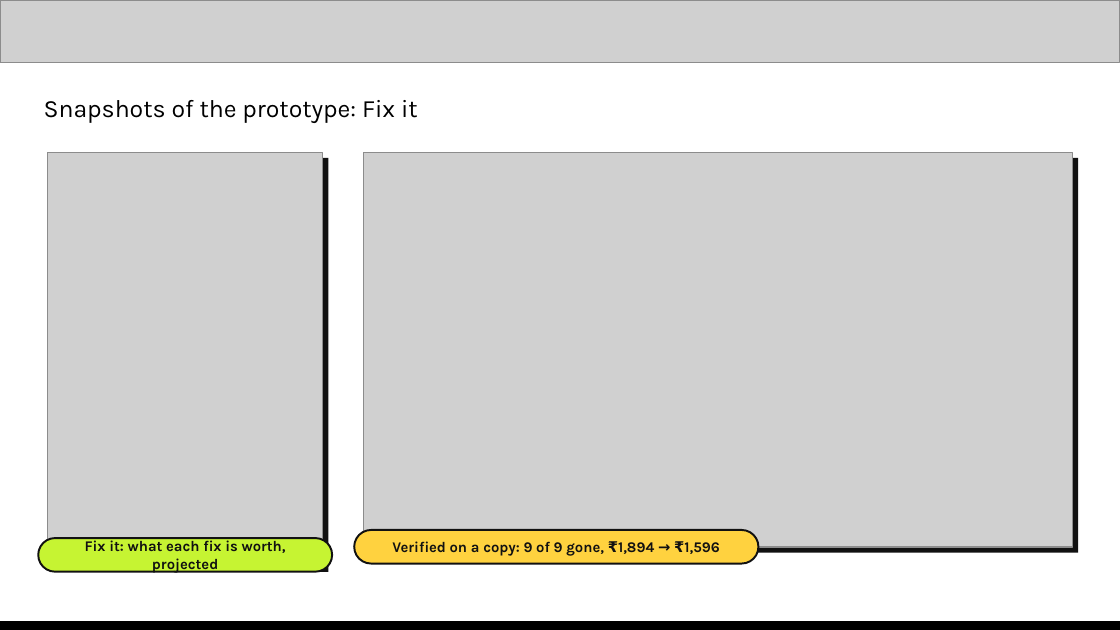
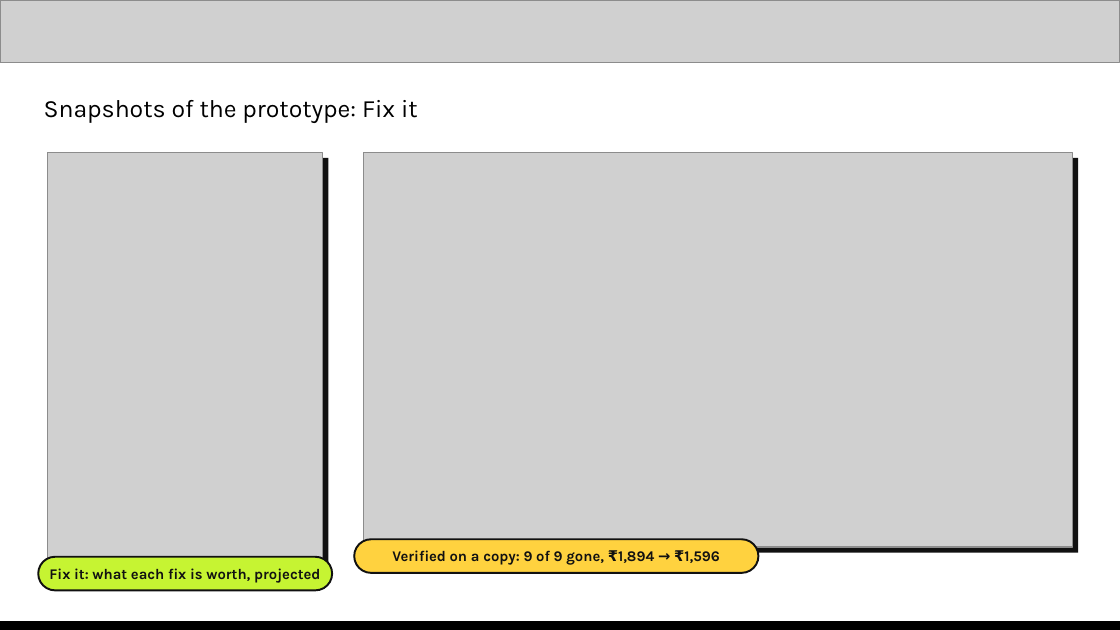
Before and after one commit to saubhagyaashish/shop-honest, a slide deck: slide 11 of Zero Context - Shop Honest - AI Builder Cup.pptx. Drawn at 1120x630 pixels with LibreOffice and Linux fonts; fonts in the diff are those of the drawing; grey boxes stand for pictures. Boxes give left, top, right and bottom in pixels: in the first picture for what was removed or moved away, otherwise in the second. Text is boxed around its words. In the diff, an @@ line names an element or a change of style, - is before the commit and + after.

```diff
--- a/Zero Context - Shop Honest - AI Builder Cup.pptx
+++ b/Zero Context - Shop Honest - AI Builder Cup.pptx
@@ rounded rectangle "Fix it: what each fix ..." moved from (x1=38, y1=538, x2=332, y2=571) to (x1=38, y1=557, x2=332, y2=590) @@
@@ rounded rectangle "Verified on a copy: 9 ..." moved from (x1=354, y1=530, x2=758, y2=563) to (x1=354, y1=540, x2=758, y2=573) @@
```
Also in this commit, not shown: 5 other slides changed, 1 slide added, 1 other file.
